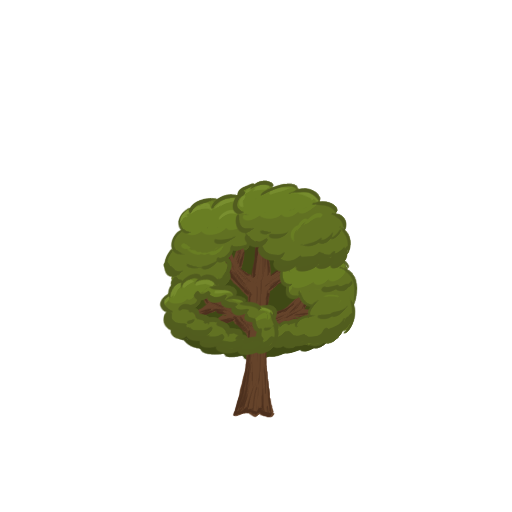
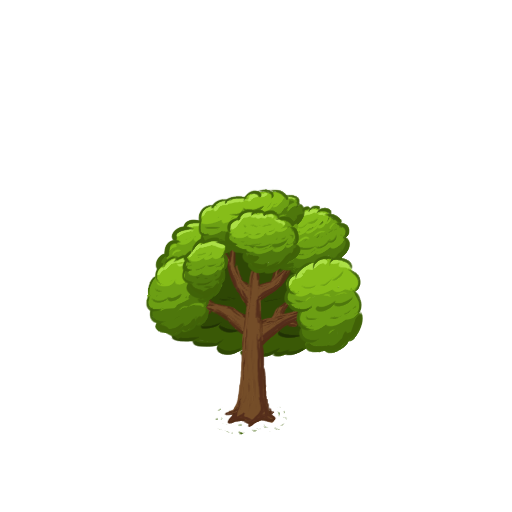
Two versions of the same layered image (512 x 512). Layer-by-layer changes:
added group "tree 2" with 14 layers above "reference layer" over [145, 188, 363, 435]
added group "boughs 3" with 2 layers in group "tree 2" over [181, 208, 301, 303]
added layer "Layer 20" in group "boughs 3" over [181, 208, 301, 303]
added layer "Layer 19" in group "boughs 3" over [183, 210, 300, 301]
added group "boughs 1" (1st of 2, in "tree 2") with 2 layers in group "tree 2" over [145, 188, 363, 435]
added layer "Layer 15" in group "boughs 1" over [145, 188, 363, 435]
added layer "Layer 16" in group "boughs 1" over [146, 190, 363, 353]
added group "boughs 2" (1st of 2, in "tree 2") with 2 layers in group "tree 2" over [155, 204, 351, 282]
added layer "Layer 17" in group "boughs 2" over [155, 204, 351, 282]
added layer "Layer 18" in group "boughs 2" over [158, 205, 349, 279]
added group "trunk" (1st of 2, in "tree 2") with 2 layers in group "tree 2" over [197, 239, 309, 427]
added layer "Layer 13" in group "trunk" over [197, 239, 309, 427]
added layer "Layer 14" in group "trunk" over [198, 245, 305, 425]
added layer "Layer 21" in group "tree 2" over [200, 245, 321, 338]
added layer "Layer 22" in group "tree 2" over [170, 244, 315, 418]
moved "boughs 2" (2nd of 2, in "tree 1") into group "tree 1" over [159, 180, 363, 356]
painted on "Layer 5" over [159, 180, 363, 356]
painted on "Layer 6" over [161, 180, 363, 352]
moved "boughs 1" (2nd of 2, in "tree 1") into group "tree 1" over [163, 180, 363, 349]
painted on "Layer 3" over [163, 180, 363, 349]
painted on "Layer 4" over [163, 180, 363, 348]
moved "trunk" (2nd of 2, in "tree 1") into group "tree 1", painted on it over [190, 180, 363, 418]
moved "Layer 7" into group "underlayer", painted on it over [170, 180, 363, 361]
moved "Layer 8" into group "underlayer", painted on it over [173, 180, 363, 358]
